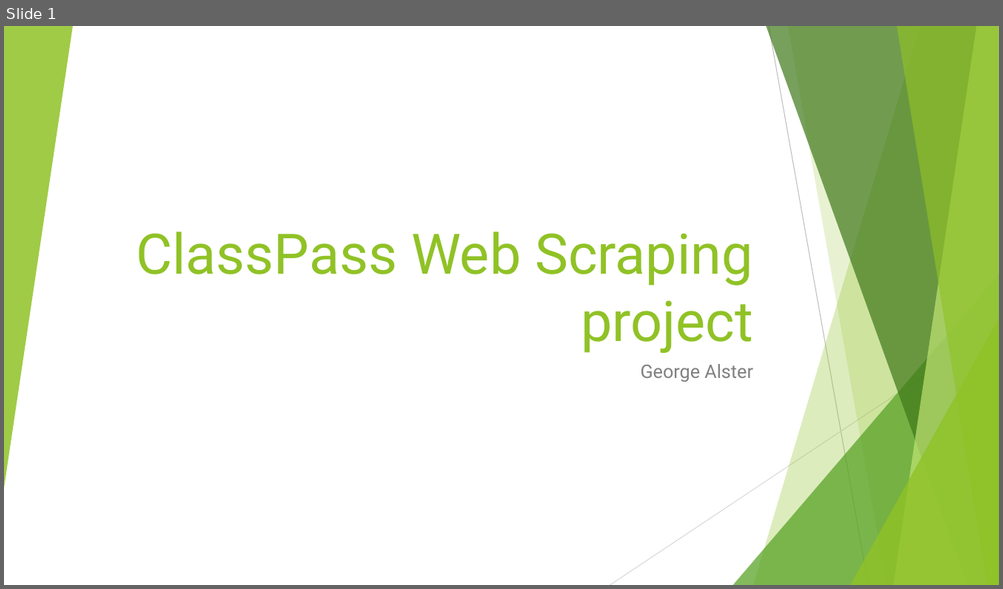
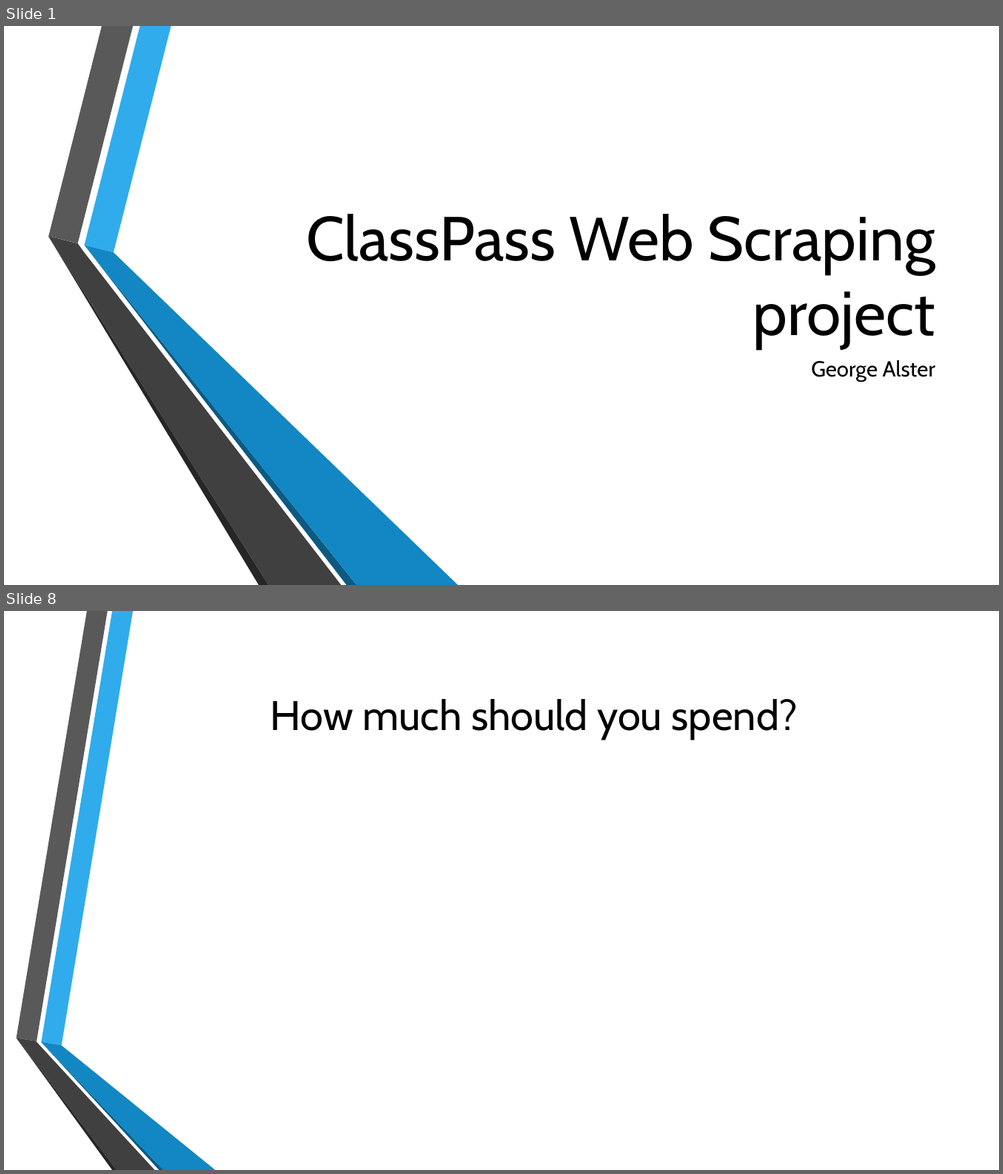
Before and after one commit to Alster96/Scraping_ClassPass, a slide deck: Final presentation.pptx. Shown one above the other, each under a label of ours: slide 1 before the commit, slides 1 and 8 after it; the slides between them are not shown. The pictures are 1003x589 and 1003x1174 pixels, drawn with LibreOffice and Linux fonts; fonts in the diff are those of the drawing; background and template pictures are left out. Boxes give left, top, right and bottom in pixels: in the first picture for what was removed or moved away, otherwise in the second. Text is boxed around its words. In the diff, an @@ line names an element or a change of style, - is before the commit and + after.

```diff
--- a/Final presentation.pptx
+++ b/Final presentation.pptx
@@ slide 8 added at (4, 611, 999, 1170), background picture (left out) @@
@@ title added at (270, 699, 797, 739), 40 pt, text #000000 @@
+How much should you spend?
@@ group added at (16, 611, 215, 1170): 6 freeform shapes @@
@@ slide 1 changed as well @@
@@ group removed at (4, 26, 999, 585): 5 freeform shapes, 3 triangles, 2 lines @@
@@ title "ClassPass Web Scraping project": place and size @@
-title "ClassPass Web Scraping project" at (136, 232, 753, 353)
+title "ClassPass Web Scraping project" at (306, 214, 935, 349)
@@ title "ClassPass Web Scraping project" at (306, 214, 935, 349): size 54 to 60 pt, font Roboto to Cabin, text colour #90C226 to #000000 @@
@@ group added at (48, 26, 458, 585): 6 freeform shapes @@
@@ subtitle "George Alster": place and size @@
-subtitle "George Alster" at (640, 364, 753, 382)
+subtitle "George Alster" at (811, 360, 935, 383)
@@ subtitle "George Alster" at (811, 360, 935, 383): size 18 to 21 pt, font Roboto to Cabin, text colour #808080 to #000000 @@
```
Also in this commit, not shown: 1 other slide changed, 6 other slides added, 1 other file.
